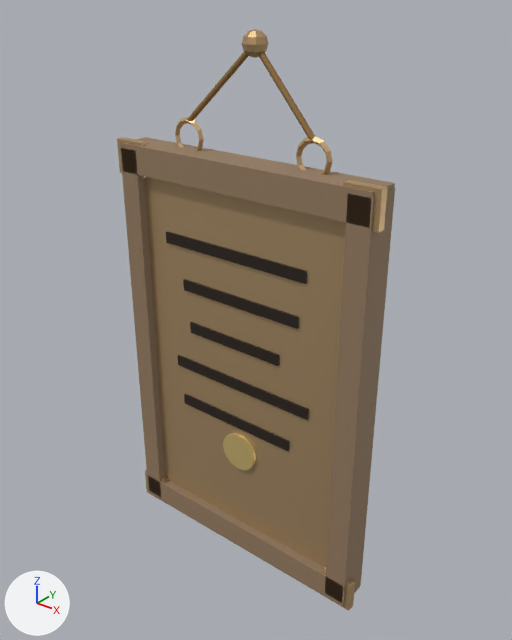
One commit to the glTF model models/obj_kit_colplaque.glb: the scene before it, then after it.
Camera for both pictures: a 50 mm camera at (0.566, -0.94, 2.113) aimed at (0.007, -0.242, 1.68). The lights are fixed; the arrows at lower left show +X, +Y and +Z. The picture after the commit comes second.
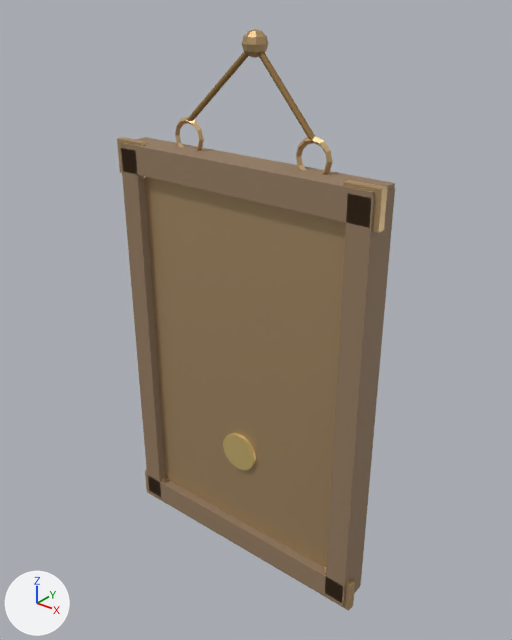
What differs and where, as boxes [x1, y1, x2, y2] in the pictures (512 x 640 px):
'Cube.009', deleted (black)
    before: [166, 231, 307, 284]
'Cube.012', deleted (black)
    before: [178, 355, 309, 420]
'Cube.010', deleted (black)
    before: [183, 279, 299, 329]
'Cube.013', deleted (black)
    before: [184, 394, 289, 451]
'Cube.011', deleted (black)
    before: [190, 322, 279, 366]

Edits to the bpy script that builds the scene:
```text
Remove ob_cube_009:
    ob_cube_009 = bpy.data.objects.new('Cube.009', me_cube_009)
    ob_cube_009.location = (-0.01, -0.272, 1.78)
Remove ob_cube_010:
    ob_cube_010 = bpy.data.objects.new('Cube.010', me_cube_010)
    ob_cube_010.location = (0.0, -0.272, 1.715)
Remove ob_cube_011:
    ob_cube_011 = bpy.data.objects.new('Cube.011', me_cube_011)
    ob_cube_011.location = (-0.01, -0.272, 1.65)
Remove ob_cube_012:
    ob_cube_012 = bpy.data.objects.new('Cube.012', me_cube_012)
    ob_cube_012.location = (0.0, -0.272, 1.585)
Remove ob_cube_013:
    ob_cube_013 = bpy.data.objects.new('Cube.013', me_cube_013)
    ob_cube_013.location = (-0.01, -0.272, 1.52)
```
